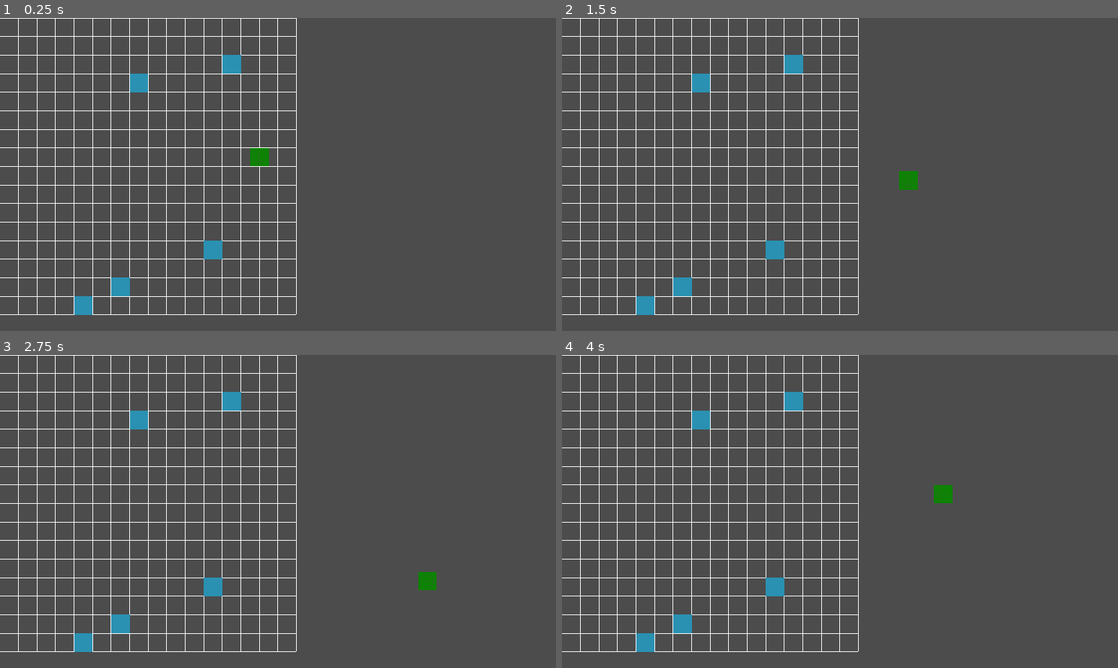
Above: before the commit, frames 1-4 (two rows, left to right).
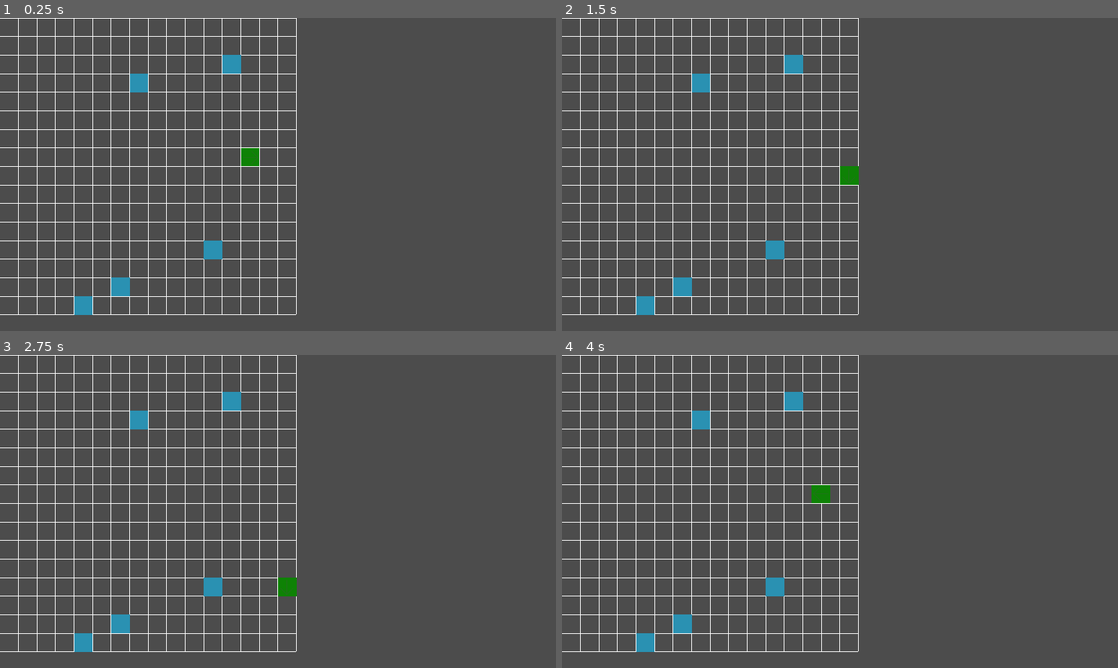
Above: after the commit, the same moments.

Repository: cctechwiz/Anamnesis
Game: Godot game, scene res://TestMain.tscn
Same seed, same stepped clock (60 frames per second), same inputs: the game is played once before the commit and once after it.
Inputs:
- Up to frame 1 (0.25 s): no input
- Up to frame 2 (1.5 s): tap Enter at 0.5 s; hold Right (ui_right) 0.53-1.28 s; hold Down (ui_down) from 1.28 s (still down)
- Up to frame 3 (2.75 s): release Down (ui_down) at 2.03 s; hold Right (ui_right) from 2.03 s (still down)
- Up to frame 4 (4 s): release Right (ui_right) at 2.78 s; hold Up (ui_up) 2.78-3.53 s; hold Left (ui_left) from 3.53 s (still down)

The runs differ from the first frame. In frame 1, 0.2% of the frame differs, in the area x 43-49%, y 41-48%; in frame 2, 0.4%, in the area x 50-64%, y 47-55%; in frame 3, 0.4%; in frame 4, 0.4%.

Commit message:
Grid based movement is working, with diagonal movement disabled currently.
I still can't decide whether or now I want to have diagonal movement allowed. Currently it feels off, but maybe it just needs to be tweaked a bit.
I still think that it might work to make rolling the only way to move diagonally, but that might be tricky because pushing both arrow keys at the exact same time is tricky.
Maybe I just need some kind of debounce for receiving input.

Diff:
--- a/Grid.gd
+++ b/Grid.gd
@@ -1,6 +1,6 @@
 extends TileMap
 
-enum ENTITY_TYPES {PLAYER, OBSTACLE}
+enum ENTITY_TYPES {EMPTY, PLAYER, OBSTACLE}
 
 var tile_size: = get_cell_size()
 var half_tile_size: = tile_size / 2
@@ -15,13 +15,21 @@
 	for x in range(grid_size.x):
 		grid.append([])
 		for y in range(grid_size.y):
-			grid[x].append(null)
+			grid[x].append(ENTITY_TYPES.EMPTY)
+
+	var Player = get_node("Player")
+	var player_start_pos = update_child_pos(Player)
+	Player.position = player_start_pos
 
 	var positions = []
 	for n in range(5):
-		var grid_pos = Vector2(randi() % int(grid_size.x), randi() % int(grid_size.y))
-		if not grid_pos in positions:
-			positions.append(grid_pos)
+		var placed: = false
+		while not placed:
+			var grid_pos: = Vector2(randi() % int(grid_size.x), randi() % int(grid_size.y))
+			if not grid[grid_pos.x][grid_pos.y]:
+				if not grid_pos in positions:
+					positions.append(grid_pos)
+					placed = true
 
 	for pos in positions:
 		var new_obstacle = Obstacle.instance()
@@ -30,9 +38,23 @@
 		add_child(new_obstacle)
 
 
-func is_cell_vacant():
-	pass
+func is_cell_vacant(pos, direction=Vector2.ZERO):
+	var grid_pos = world_to_map(pos) + direction
+
+	# Check world boundaries
+	if grid_pos.x < grid_size.x and grid_pos.x >= 0:
+		if grid_pos.y < grid_size.y and grid_pos.y >= 0:
+			# Return whether grid spaces is occupied or not
+			return grid[grid_pos.x][grid_pos.y] == ENTITY_TYPES.EMPTY
+	# Outside the grid
+	return false
 
 
-func update_child_pos(child, new_pos, direction):
-	pass
+func update_child_pos(child_node, direction=Vector2.ZERO):
+	var grid_pos = world_to_map(child_node.position)
+	var new_grid_pos = grid_pos + direction
+
+	grid[grid_pos.x][grid_pos.y] = ENTITY_TYPES.EMPTY
+	grid[new_grid_pos.x][new_grid_pos.y] = child_node.type
+
+	return map_to_world(new_grid_pos) + half_tile_size
--- a/TestMain.tscn
+++ b/TestMain.tscn
@@ -16,4 +16,4 @@
 script = ExtResource( 3 )
 
 [node name="Player" parent="Grid" instance=ExtResource( 4 )]
-position = Vector2( 896, 480 )
+position = Vector2( 864, 480 )
--- a/characters/player/Player.gd
+++ b/characters/player/Player.gd
@@ -1,33 +1,52 @@
 extends KinematicBody2D
 class_name Player
 
-export(int) var speed: = 400
+export(int) var max_speed: = 400
 
-onready var Grid = get_parent()
+onready var grid: = get_parent()
+onready var type = get_parent().ENTITY_TYPES.PLAYER
 
-const UP: = Vector2(0, -1)
-const RIGHT_UP: = Vector2(1, -1)
-const RIGHT: = Vector2(1, 0)
-const RIGHT_DOWN: = Vector2(1, 1)
-const DOWN: = Vector2(0, 1)
-const LEFT_DOWN: = Vector2(-1, 1)
-const LEFT: = Vector2(-1, 0)
-const LEFT_UP: = Vector2(-1, -1)
+var velocity: = Vector2.ZERO
+var is_moving: = false
+var target_position: = Vector2.ZERO
+var target_direction: = Vector2.ZERO
 
 
 func _ready() -> void:
 	# The default look direction is RIGHT
-	update_look_direction(DOWN)
+	update_look_direction(Vector2.DOWN)
 
 
-func _process(delta: float) -> void:
+func _physics_process(delta: float) -> void:
 	var input_direction: Vector2 = get_input_direction()
-	if not input_direction:
-		return
+	var speed: = 0
 
-	#print_direction_info(input_direction)
-	update_look_direction(input_direction)
-	move_and_slide(input_direction.normalized() * speed)
+	# print_direction_info(input_direction)
+	update_look_direction(target_direction)
+
+	# Prevent diagonal movement
+	if input_direction.x != 0 and input_direction.y != 0:
+		input_direction = Vector2.ZERO
+
+	if not is_moving and input_direction != Vector2.ZERO:
+		if grid.is_cell_vacant(position, input_direction):
+			target_direction = input_direction.normalized()
+			target_position = grid.update_child_pos(self, input_direction)
+			is_moving = true
+
+	elif is_moving:
+		speed = max_speed
+		velocity = target_direction * speed * delta
+
+		# Ensure that the player stops on his target
+		var distance_to_target: = position.distance_to(target_position)
+		var move_distance: = velocity.length()
+		if distance_to_target < move_distance:
+			velocity = target_direction * distance_to_target
+			is_moving = false
+
+		move_and_collide(velocity)
+
 
 
 func get_input_direction() -> Vector2:
@@ -40,35 +59,33 @@
 
 
 func update_look_direction(direction: Vector2) -> void:
-	# TODO: Change sprite based on look direction
-	# TODO: Update rayCast2D direction
 	$Pivot/Sprite.rotation = direction.angle()
 	$CollisionShape2D.rotation = direction.angle()
 
 
 func print_direction_info(direction: Vector2) -> void:
 	match(direction):
-		UP:
+		Vector2.UP:
 			print("UP")
 			print(direction.angle())
-		RIGHT_UP:
+		Vector2.RIGHT + Vector2.UP:
 			print("RIGHT_UP")
 			print(direction.angle())
-		RIGHT:
+		Vector2.RIGHT:
 			print("RIGHT")
 			print(direction.angle())
-		RIGHT_DOWN:
+		Vector2.RIGHT + Vector2.DOWN:
 			print("RIGHT_DOWN")
 			print(direction.angle())
-		DOWN:
+		Vector2.DOWN:
 			print("DOWN")
 			print(direction.angle())
-		LEFT_DOWN:
+		Vector2.LEFT + Vector2.DOWN:
 			print("LEFT_DOWN")
 			print(direction.angle())
-		LEFT:
+		Vector2.LEFT:
 			print("LEFT")
 			print(direction.angle())
-		LEFT_UP:
+		Vector2.LEFT + Vector2.UP:
 			print("LEFT_UP")
 			print(direction.angle())
